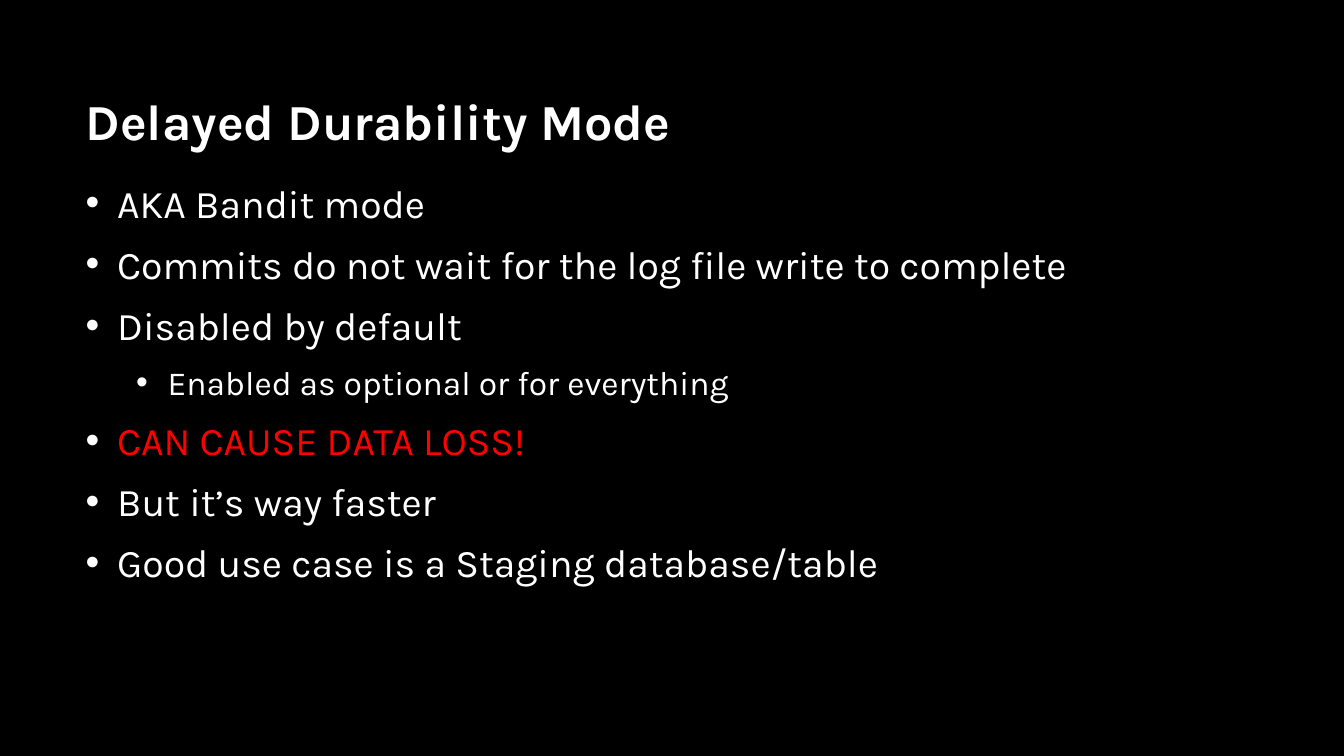
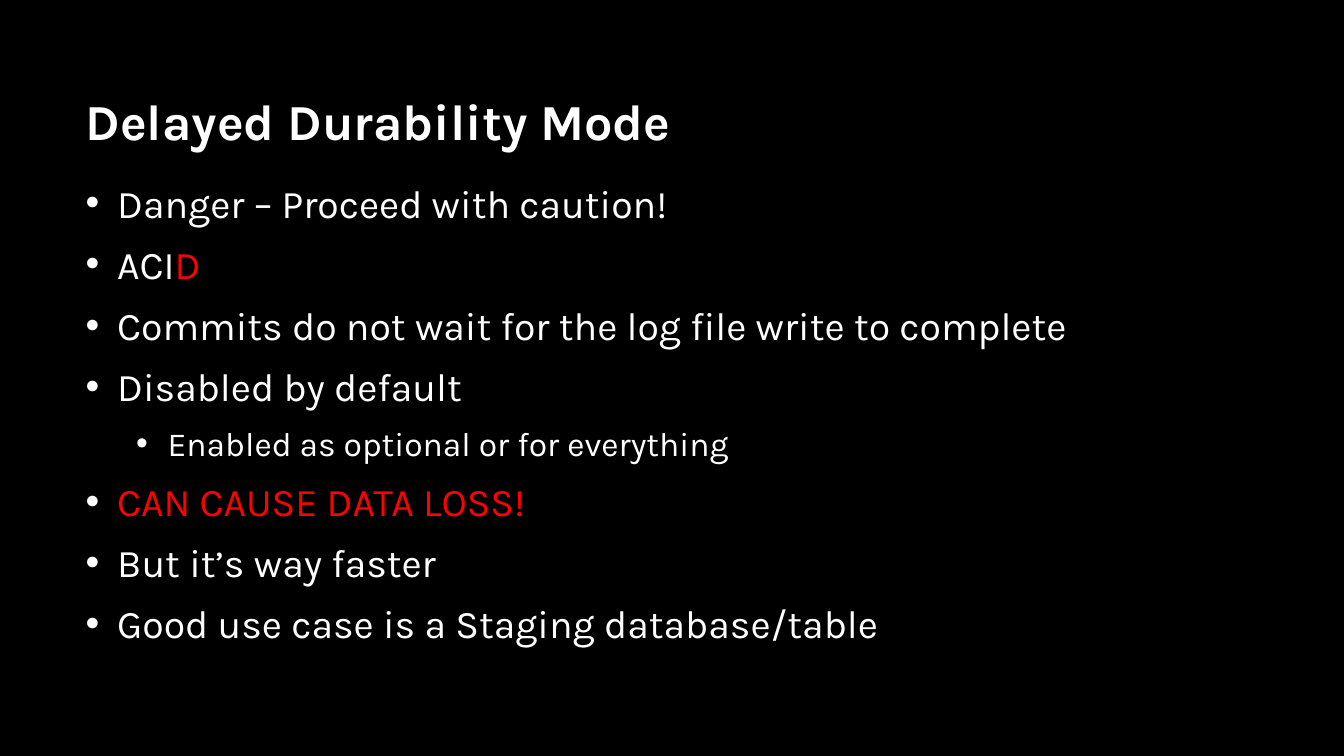
Before and after one commit to sabinio/SQLTraining, a slide deck: slide 31 of Slides/4. Performance.pptx (slide 33 before the commit). Drawn at 1344x756 pixels with LibreOffice and Linux fonts; fonts in the diff are those of the drawing; background and template pictures are left out. Boxes give left, top, right and bottom in pixels: in the first picture for what was removed or moved away, otherwise in the second. Text is boxed around its words. In the diff, an @@ line names an element or a change of style, - is before the commit and + after.

```diff
--- a/Slides/4. Performance.pptx
+++ b/Slides/4. Performance.pptx
@@ text at [117,191,667,280]: text changed @@
-• AKA Bandit mode
+• Danger – Proceed with caution!
+• ACID
```
Also in this commit, not shown: 2 other slides changed, 4 slides added, 1 other file.
